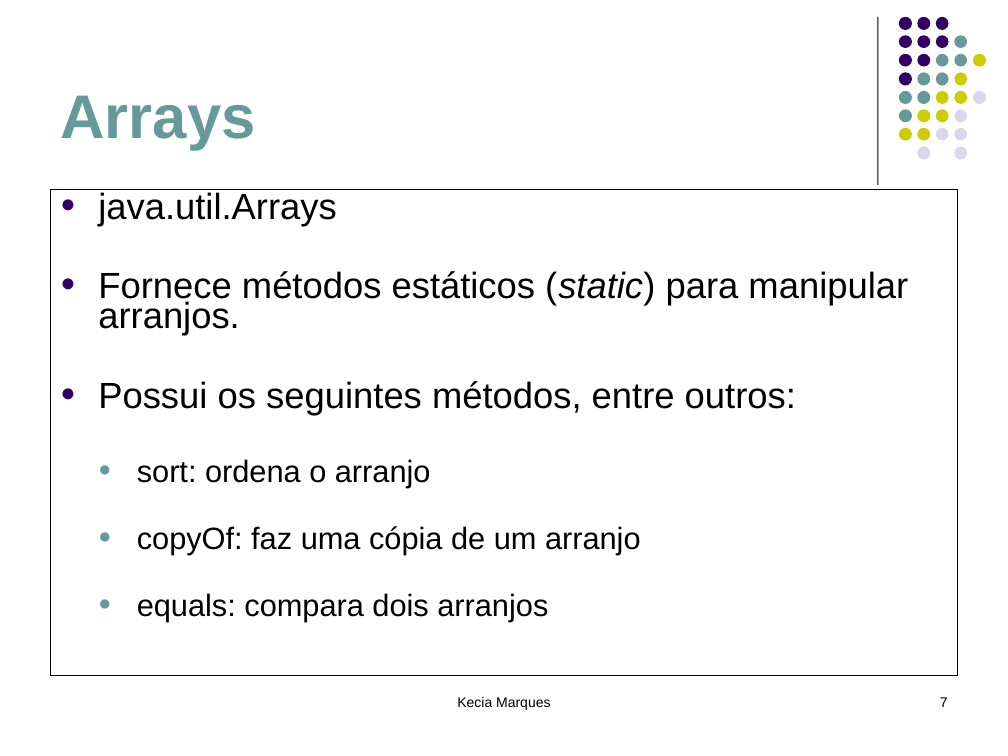
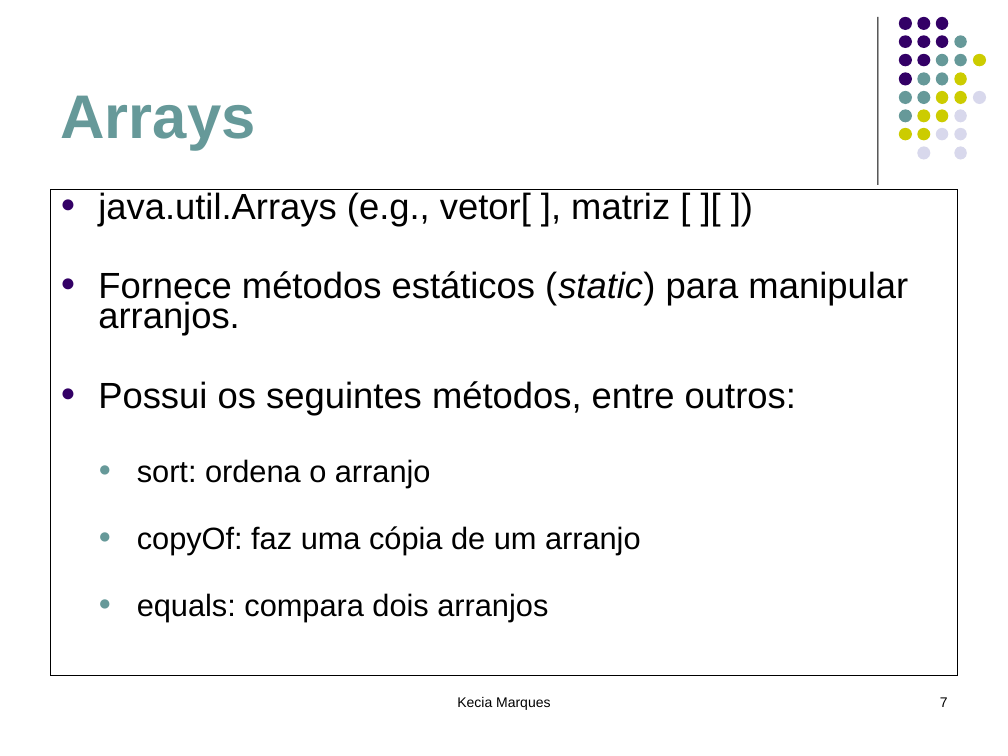
Before and after one commit to eduardocunha11/firstblog, a slide deck: slide 7 of aulas/poo/8-Coleções.ppt. Drawn at 1008x756 pixels with LibreOffice and Linux fonts; fonts in the diff are those of the drawing. Boxes give left, top, right and bottom in pixels: in the first picture for what was removed or moved away, otherwise in the second. Text is boxed around its words. In the diff, an @@ line names an element or a change of style, - is before the commit and + after.

```diff
--- a/aulas/poo/8-Coleções.ppt
+++ b/aulas/poo/8-Coleções.ppt
@@ text at [98, 192, 670, 226]: text changed @@
-● java.util.Arrays
+● java.util.Arrays (e.g., vetor[ ], matriz [ ][ ])
```
Also in this commit, not shown: 2 other slides changed, 1 other file.
